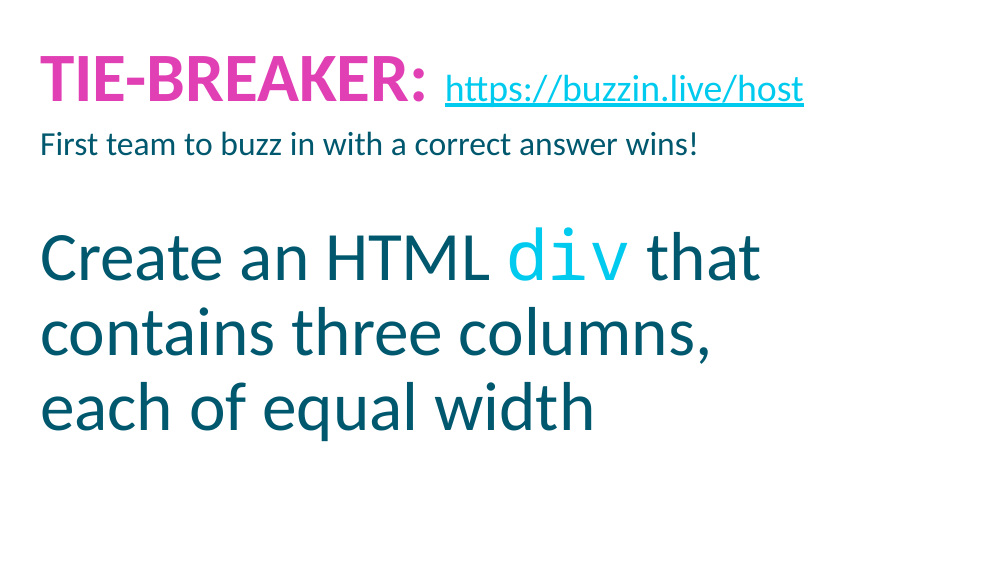
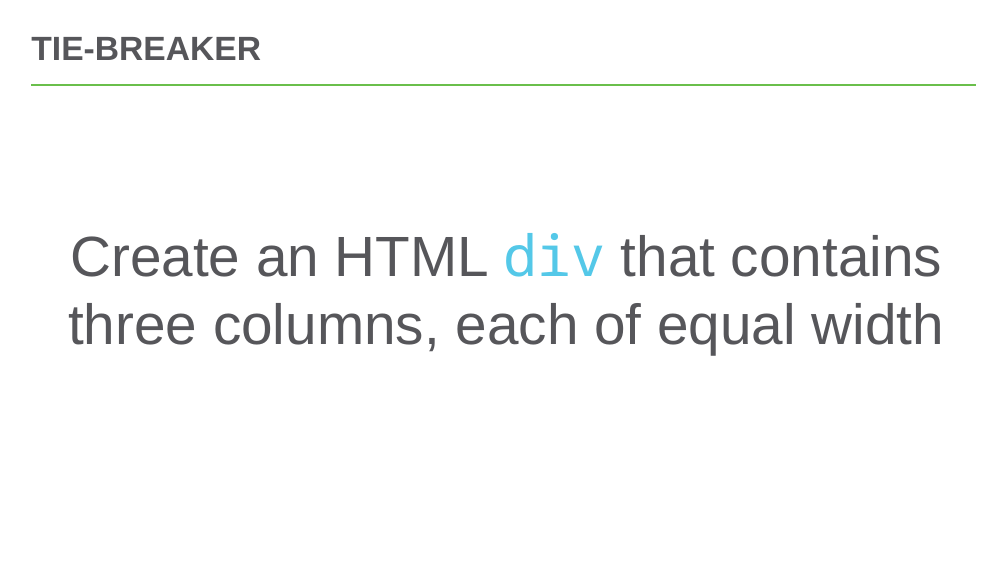
Before and after one commit to hytechclub/web-101, a slide deck: slide 22 of Week10/ReviewGame.pptx. Drawn at 1008x567 pixels with LibreOffice and Linux fonts; fonts in the diff are those of the drawing; background and template pictures are left out. Boxes give left, top, right and bottom in pixels: in the first picture for what was removed or moved away, otherwise in the second. Text is boxed around its words. In the diff, an @@ line names an element or a change of style, - is before the commit and + after.

```diff
--- a/Week10/ReviewGame.pptx
+++ b/Week10/ReviewGame.pptx
@@ title added at <box>31,37,261,60</box>, 32 pt, text #56565A, bold @@
+TIE-BREAKER
@@ text at <box>40,56,804,156</box>: paragraphs removed @@
-TIE-BREAKER: https://buzzin.live/host
-First team to buzz in with a correct answer wins!
@@ line added from (32, 85) to (977, 85), #54C8E8 2.25 pt @@
@@ text "Create an HTML div that ...": place and size @@
-text "Create an HTML div that ..." at <box>40,56,804,442</box>
+text "Create an HTML div that ..." at <box>68,233,944,354</box>
@@ text "Create an HTML div that ..." at <box>68,233,944,354</box>: size 66 to 54 pt, font Calibri to Arial, text colour #00586E to #56565A; text colour #00CBEE to #54C8E8 in "div"; alignment left to centre; indent changed; line spacing 0.9 to 1; more space between paragraphs; vertical alignment top to middle @@
```
Also in this commit, not shown: 21 other slides changed.
